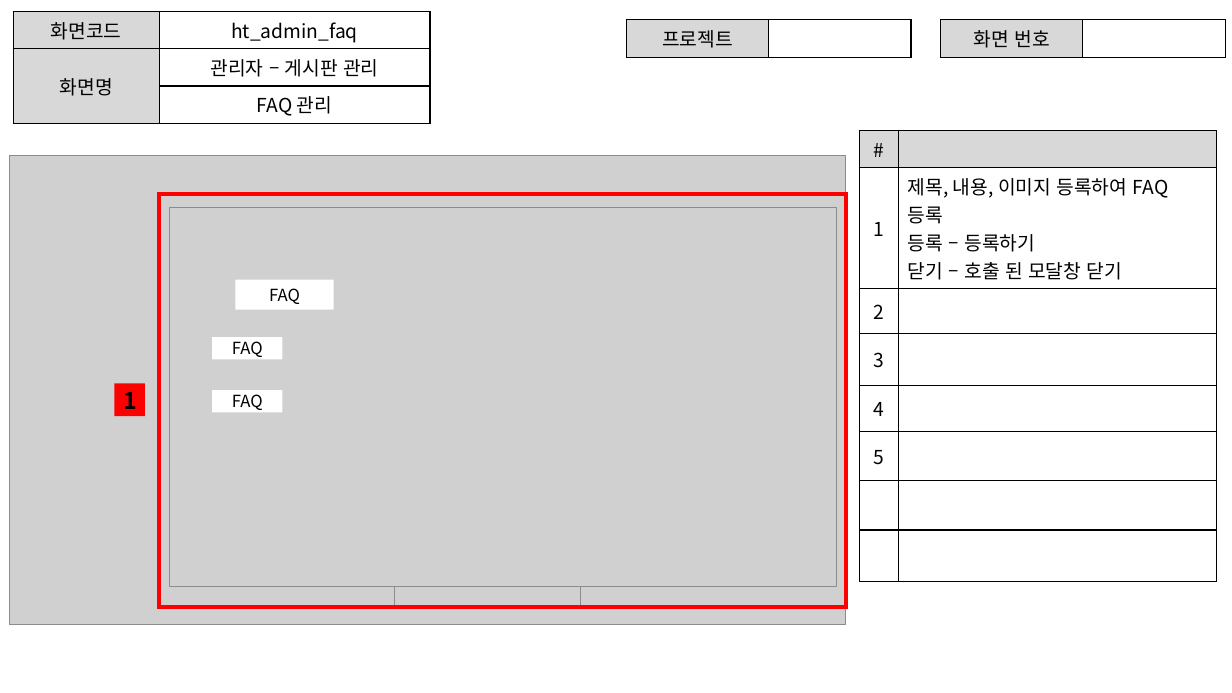
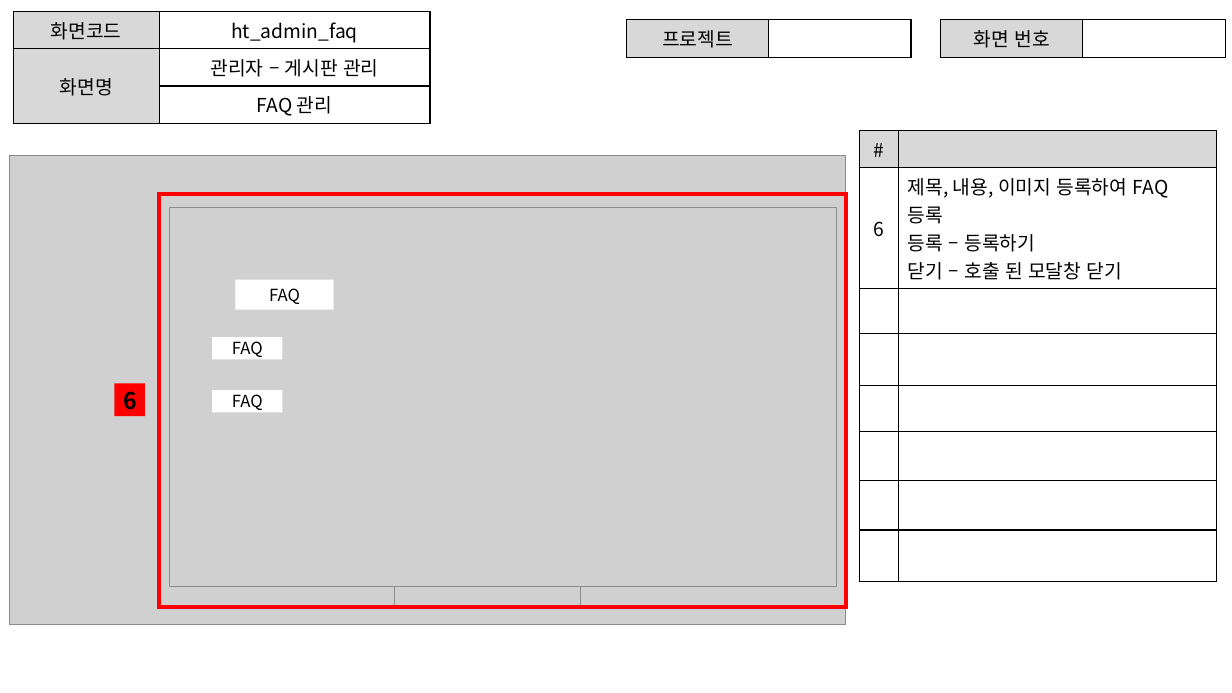
Before and after one commit to ezenteam2/e-Zone, a slide deck: slide 18 of 0 발표용 파워포인트/project05 - 파워포인트 종합 - 현태.pptx. Drawn at 1232x693 pixels with LibreOffice and Linux fonts; fonts in the diff are those of the drawing; grey boxes stand for pictures. Boxes give left, top, right and bottom in pixels: in the first picture for what was removed or moved away, otherwise in the second. Text is boxed around its words. In the diff, an @@ line names an element or a change of style, - is before the commit and + after.

```diff
--- a/0 발표용 파워포인트/project05 - 파워포인트 종합 - 현태.pptx
+++ b/0 발표용 파워포인트/project05 - 파워포인트 종합 - 현태.pptx
@@ table at (860, 130, 1217, 558) @@
-row 2: 1 | 제목, 내용, 이미지 등록하여 FAQ 등록 / 등록 – 등록하기 / 닫기 – 호출 된 모달창 닫기
-row 3: 2 | 
-row 4: 3 | 
-row 5: 4 | 
-row 6: 5 | 
+row 2: 6 | 제목, 내용, 이미지 등록하여 FAQ 등록 / 등록 – 등록하기 / 닫기 – 호출 된 모달창 닫기
+row 5:  | 
+row 6:  | 
+row 7:  | 
+row 8:  | 
@@ text in rectangle at (124, 391, 138, 410): text changed @@
-1
+6
```
Also in this commit, not shown: 12 other slides changed, 2 other files.
